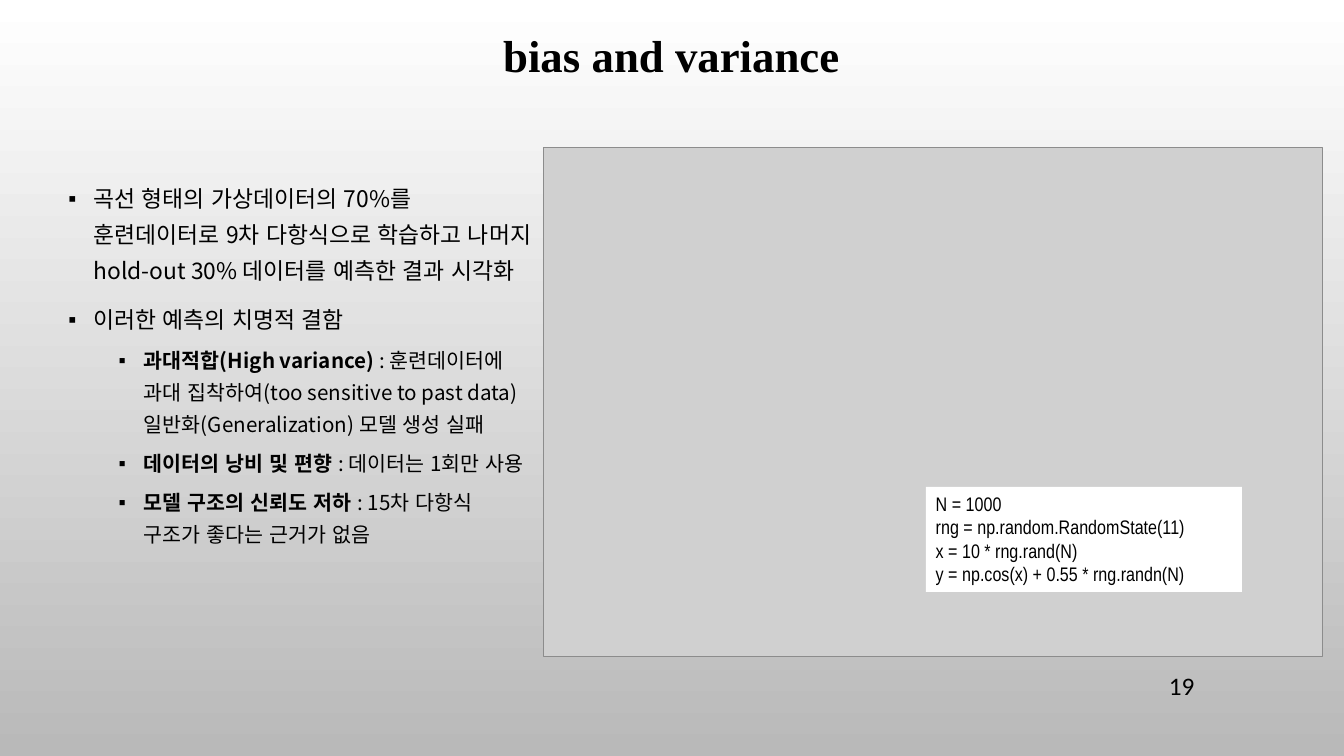
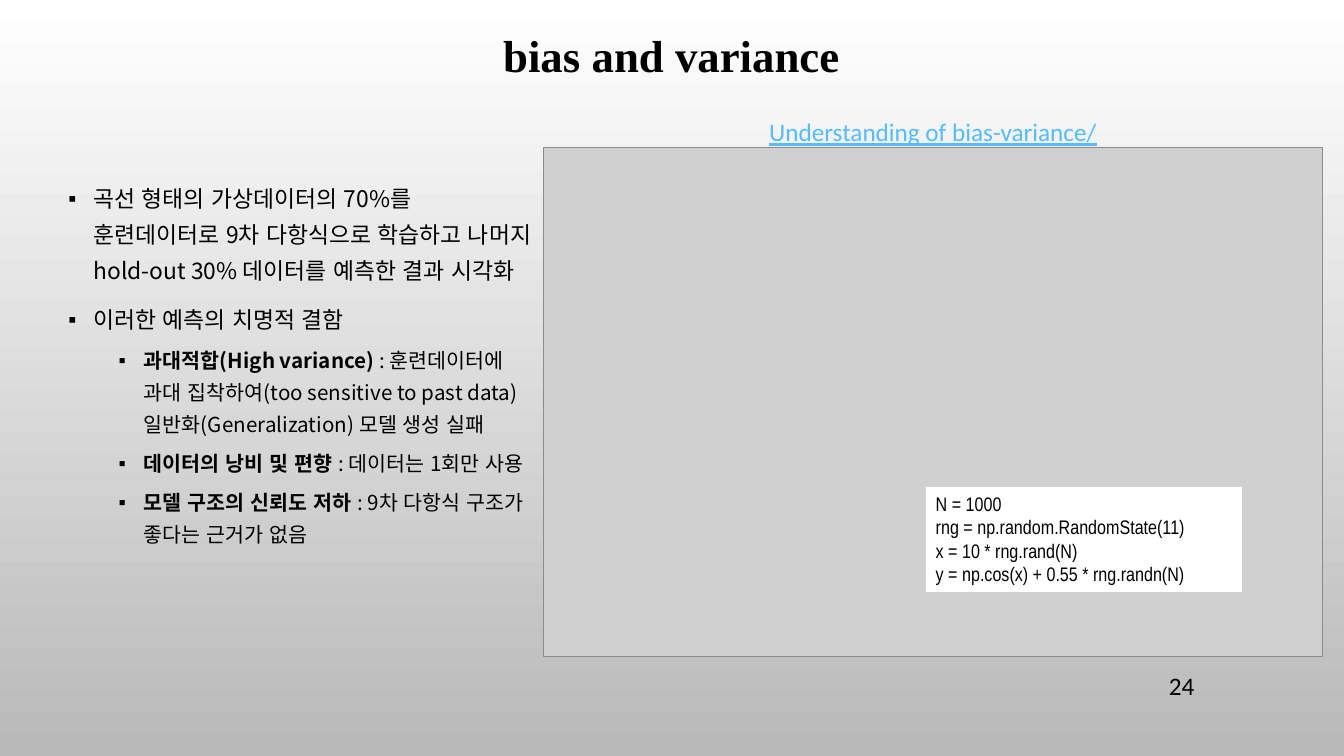
Before and after one commit to ancestor9/mathematics-for-machine-learning, a slide deck: slide 24 of 7_Applications of mathematics.pptx (slide 19 before the commit). Drawn at 1344x756 pixels with LibreOffice and Linux fonts; fonts in the diff are those of the drawing; grey boxes stand for pictures; background and template pictures are left out. Boxes give left, top, right and bottom in pixels: in the first picture for what was removed or moved away, otherwise in the second. Text is boxed around its words. In the diff, an @@ line names an element or a change of style, - is before the commit and + after.

```diff
--- a/7_Applications of mathematics.pptx
+++ b/7_Applications of mathematics.pptx
@@ text added at <box>769,123,1096,148</box>, 18 pt, text #56BCFE, underline @@
+Understanding of bias-variance/
@@ text at <box>144,492,524,544</box>: text changed @@
-  ▪ 모델 구조의 신뢰도 저하 : 15차 다항식 구조가 좋다는 근거가 없음
+  ▪ 모델 구조의 신뢰도 저하 : 9차 다항식 구조가 좋다는 근거가 없음
@@ page number at <box>1169,678,1195,695</box>: text changed @@
-19
+24
```
Also in this commit, not shown: 7 other slides changed, 11 slides added, 2 slides removed.
